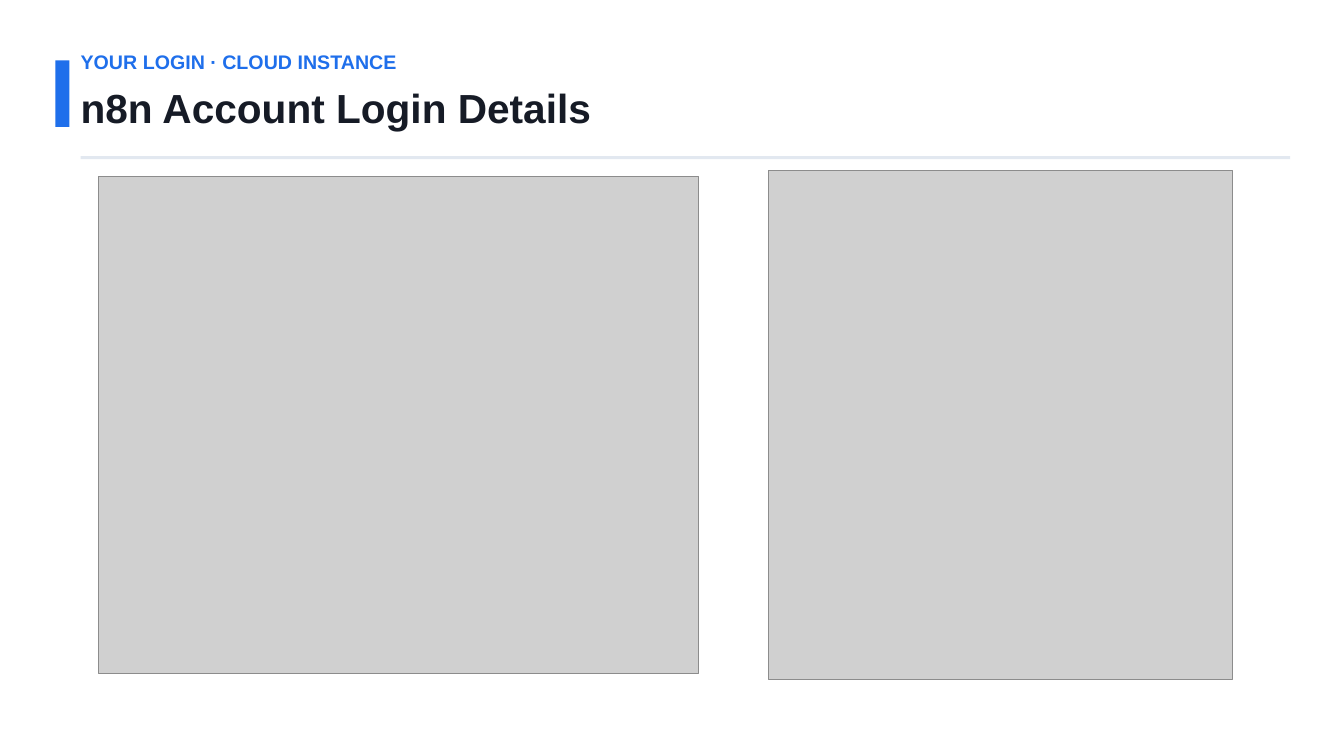
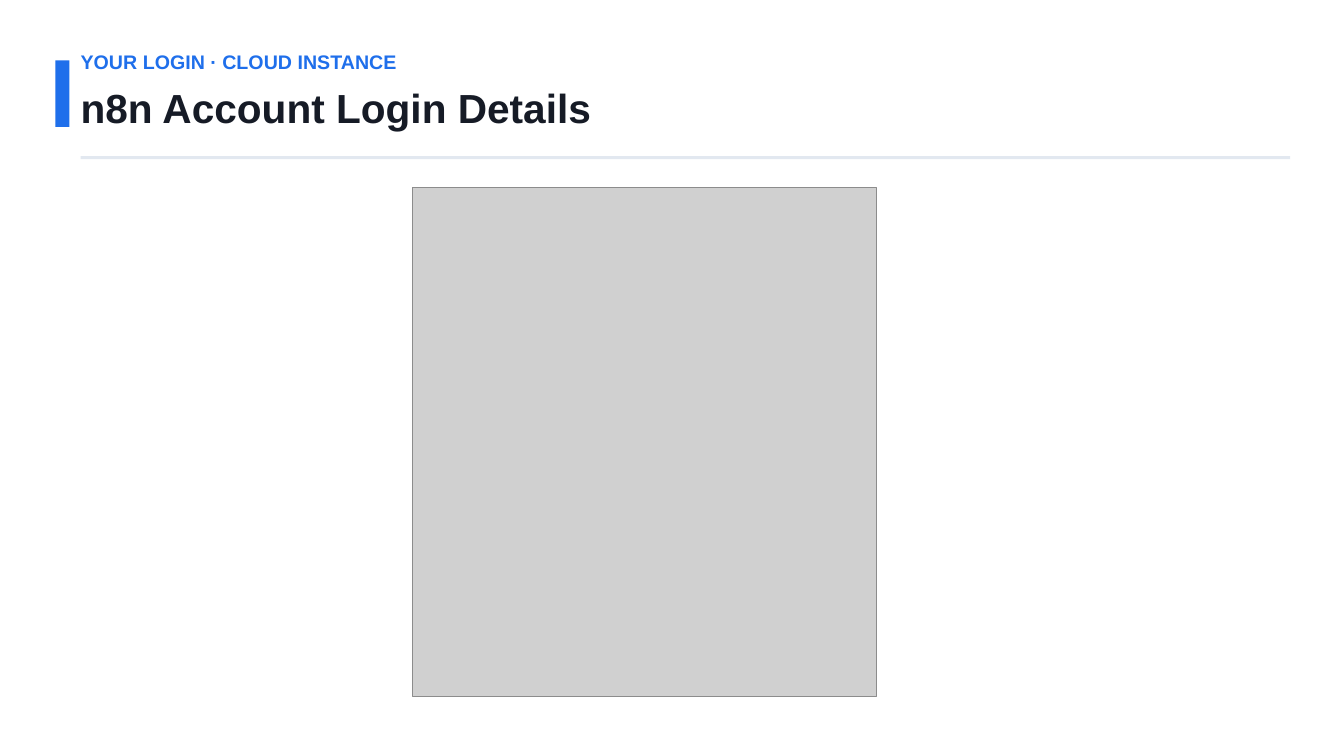
Before and after one commit to tertiarycourses/TGS-2023035977-Agentic-AI-Automation-with-n8n, a slide deck: slide 20 of courseware/Agentic AI Automation with n8n.pptx. Drawn at 1344x756 pixels with LibreOffice and Linux fonts; fonts in the diff are those of the drawing; grey boxes stand for pictures. Boxes give left, top, right and bottom in pixels: in the first picture for what was removed or moved away, otherwise in the second. Text is boxed around its words. In the diff, an @@ line names an element or a change of style, - is before the commit and + after.

```diff
--- a/courseware/Agentic AI Automation with n8n.pptx
+++ b/courseware/Agentic AI Automation with n8n.pptx
@@ picture removed at (x1=99, y1=176, x2=699, y2=674) @@
@@ picture moved from (x1=769, y1=170, x2=1233, y2=680) to (x1=412, y1=188, x2=876, y2=697) @@
```
Also in this commit, not shown: 3 other slides changed, 1 other file.
